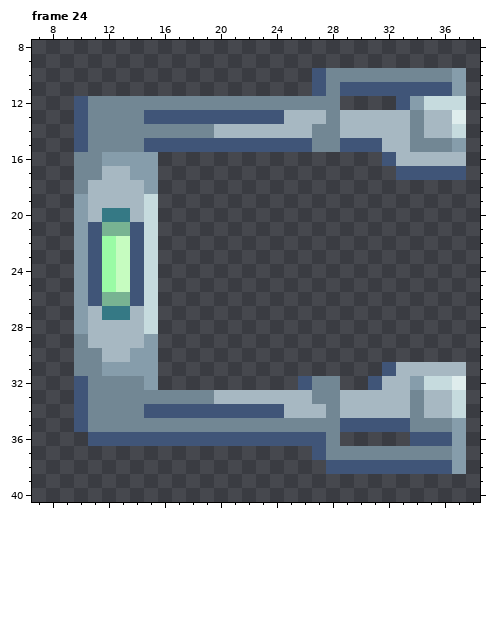
File history of a pixel-art file, public/assets/graphics/snek-wearables.ase. Above: the version before the commit.
48x48 pixels, 26 frames. Colours within 5 levels of each other are drawn and written as one. Shown: frame 24: x 7..38, y 8..40. The commit also changed other frames, which this record leaves out.
The same view after the edit:
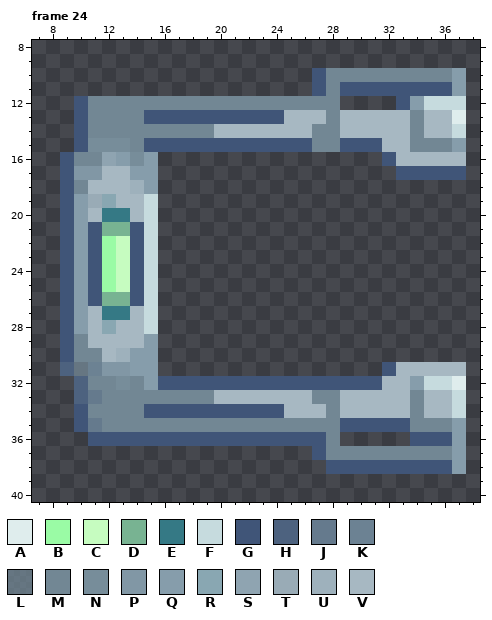
Palette (. is transparent): A #dfeded  B #9afba5  C #c6fcc0  D #78b392  E #357985  F #c6dbde  G #405578  H #4d627f  J #657a8d  K #6c8293  L #728794bc  M #728794  N #778d9a  P #8197a5  Q #869dab  R #89a7b2  S #8fa4b1  T #99abb6  U #9eb1bc  V #a7b8c2
What changed:
--- frame 24, layer "Layer 1"
@@ x 7..38 @@
 14 ...GMMMMMMMMMVVVVVVVMMVVVVVMVVF.
-15 ...GMMMMGGGGGGGGGGGGMMGGGVVMMMQ.
-16 ...MMQQQQ................GVVVVV.
-17 ...MMVVQQ.................GGGGG.
-18 ...MVVVVQ.......................
-19 ...QVVVVF.......................
-20 ...QVEEVF.......................
-21 ...QGDDGF.......................
-22 ...QGBCGF.......................
-23 ...QGBCGF.......................
-24 ...QGBCGF.......................
-25 ...QGBCGF.......................
-26 ...QGDDGF.......................
-27 ...QVEEVF.......................
-28 ...QVVVVF.......................
-29 ...MVVVVQ.......................
-30 ...MMVVQQ.......................
-31 ...MMQQQQ................GVVVVV.
-32 ...GMMMMQ..........GMM..GVVQFFA.
-33 ...GMMMMMMMMMVVVVVVVMMVVVVVMVVF.
+15 ...GNNNMGGGGGGGGGGGGMMGGGVVMMMQ.
+16 ..GMMSQNQ................GVVVVV.
+17 ..GPPVVQQ.................GGGGG.
+18 ..GMVVVUQ.......................
+19 ..GQTRVVF.......................
+20 ..GQVEEVF.......................
+21 ..GQGDDGF.......................
+22 ..GQGBCGF.......................
+23 ..GQGBCGF.......................
+24 ..GQGBCGF.......................
+25 ..GQGBCGF.......................
+26 ..GQGDDGF.......................
+27 ..GQVEEVF.......................
+28 ..GQVRVVF.......................
+29 ..GMVVVVQ.......................
+30 ..GMMVUQQ.......................
+31 ..HLKPPQQ................GVVVVV.
+32 ...HMMNMQGGGGGGGGGGGGGGGGVVQFFA.
+33 ...HJMMMMMMMMVVVVVVVMMVVVVVMVVF.
 34 ...GMMMMGGGGGGGGGGVVVMVVVVVMVVF.
-35 ...GMMMMMMMMMMMMMMMMMMGGGGGMMMQ.
+35 ...GJMMMMMMMMMMMMMMMMMGGGGGMMMQ.
 36 ....GGGGGGGGGGGGGGGGGM.....GGGQ.
Pixel boxes of the changes (left, top, right, bottom) in both pictures:
changed: (60, 138, 368, 432)
